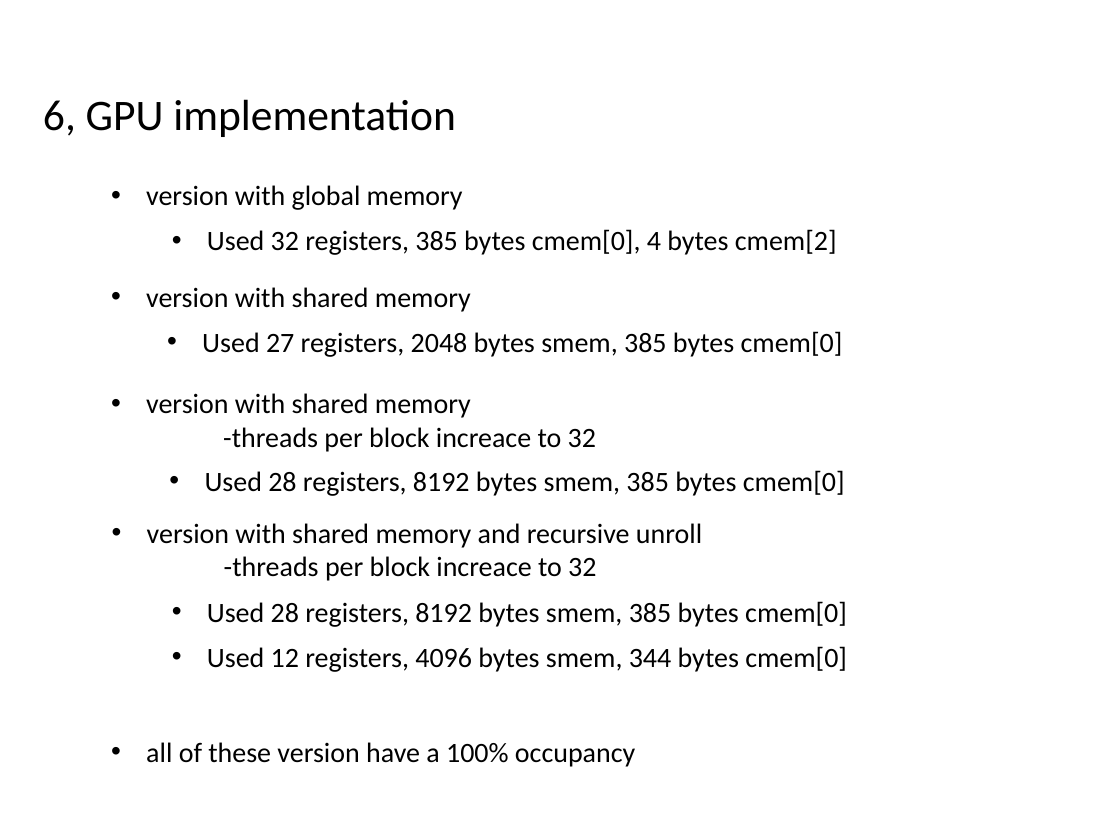
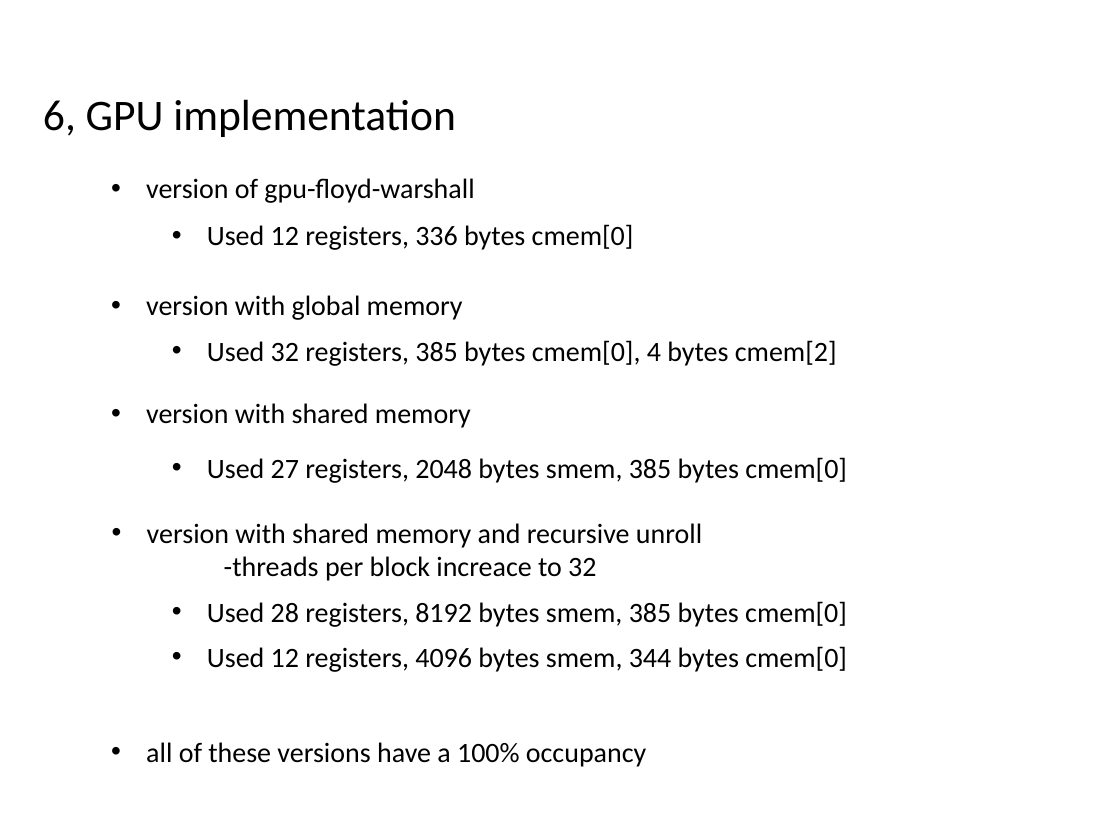
Before and after one commit to deyiaodiao/APSP_CUDA, a slide deck: slide 14 of report/CS677 Final Project.pptx (slide 13 before the commit). Drawn at 1120x840 pixels with LibreOffice and Linux fonts; fonts in the diff are those of the drawing. Boxes give left, top, right and bottom in pixels: in the first picture for what was removed or moved away, otherwise in the second. Text is boxed around its words. In the diff, an @@ line names an element or a change of style, - is before the commit and + after.

```diff
--- a/report/CS677 Final Project.pptx
+++ b/report/CS677 Final Project.pptx
@@ text added at bbox=[146, 178, 474, 203], 18 pt, text #000000 @@
+• version of gpu-floyd-warshall
@@ text at bbox=[207, 224, 634, 250]: text changed @@
-• Used 28 registers, 8192 bytes smem, 385 bytes cmem[0]
+• Used 12 registers, 336 bytes cmem[0]
@@ text "version with global memory": place and size @@
-text "version with global memory" at bbox=[146, 185, 463, 210]
+text "version with global memory" at bbox=[146, 295, 463, 320]
@@ text "Used 32 registers, 385 bytes ...": place and size @@
-text "Used 32 registers, 385 bytes ..." at bbox=[207, 229, 837, 255]
+text "Used 32 registers, 385 bytes ..." at bbox=[207, 340, 837, 366]
@@ text "version with shared memory": place and size @@
-text "version with shared memory" at bbox=[146, 287, 471, 312]
+text "version with shared memory" at bbox=[146, 403, 471, 428]
@@ text removed at bbox=[146, 393, 596, 452] @@
-• version with shared memory
-    -threads per block increace to 32
@@ text "Used 27 registers, 2048 bytes ...": place and size @@
-text "Used 27 registers, 2048 bytes ..." at bbox=[202, 331, 843, 357]
+text "Used 27 registers, 2048 bytes ..." at bbox=[207, 457, 847, 483]
@@ text at bbox=[146, 742, 646, 767]: text changed @@
-• all of these version have a 100% occupancy
+• all of these versions have a 100% occupancy
```
Also in this commit, not shown: 12 other slides changed, 1 slide added, 3 other files.
